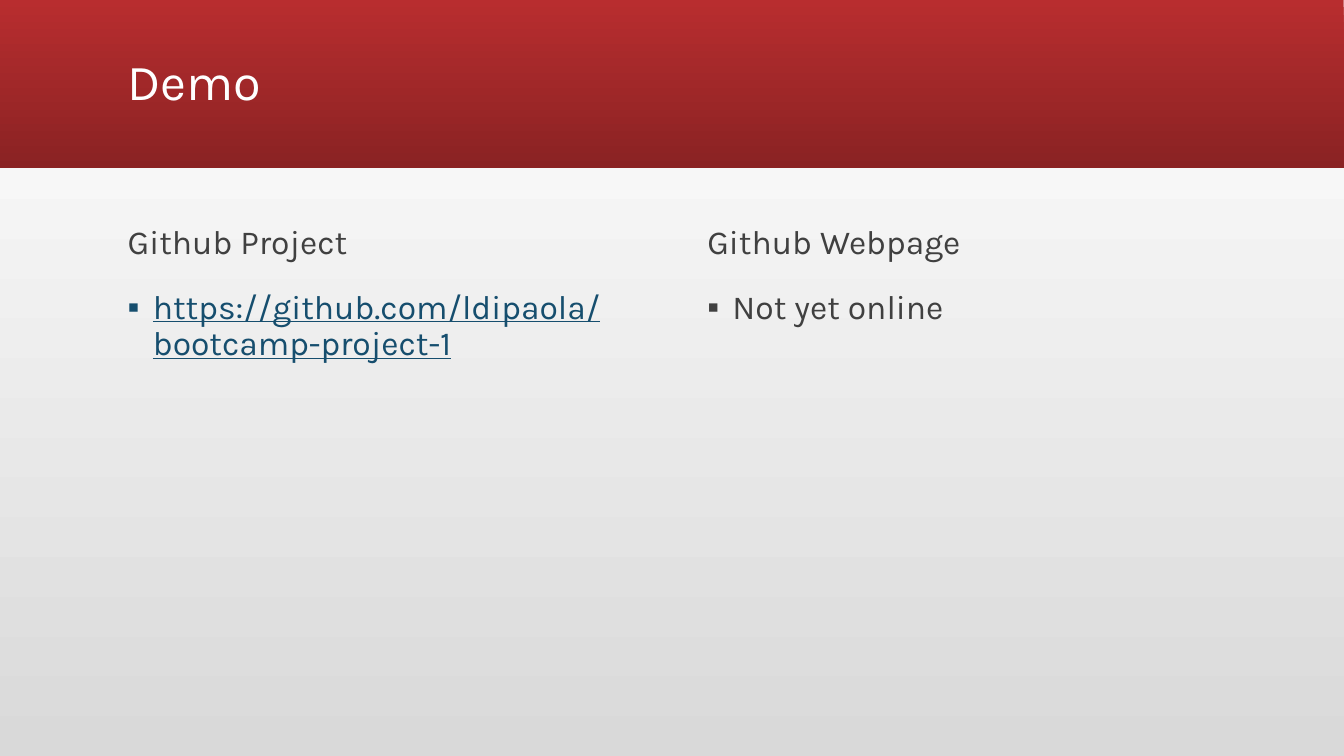
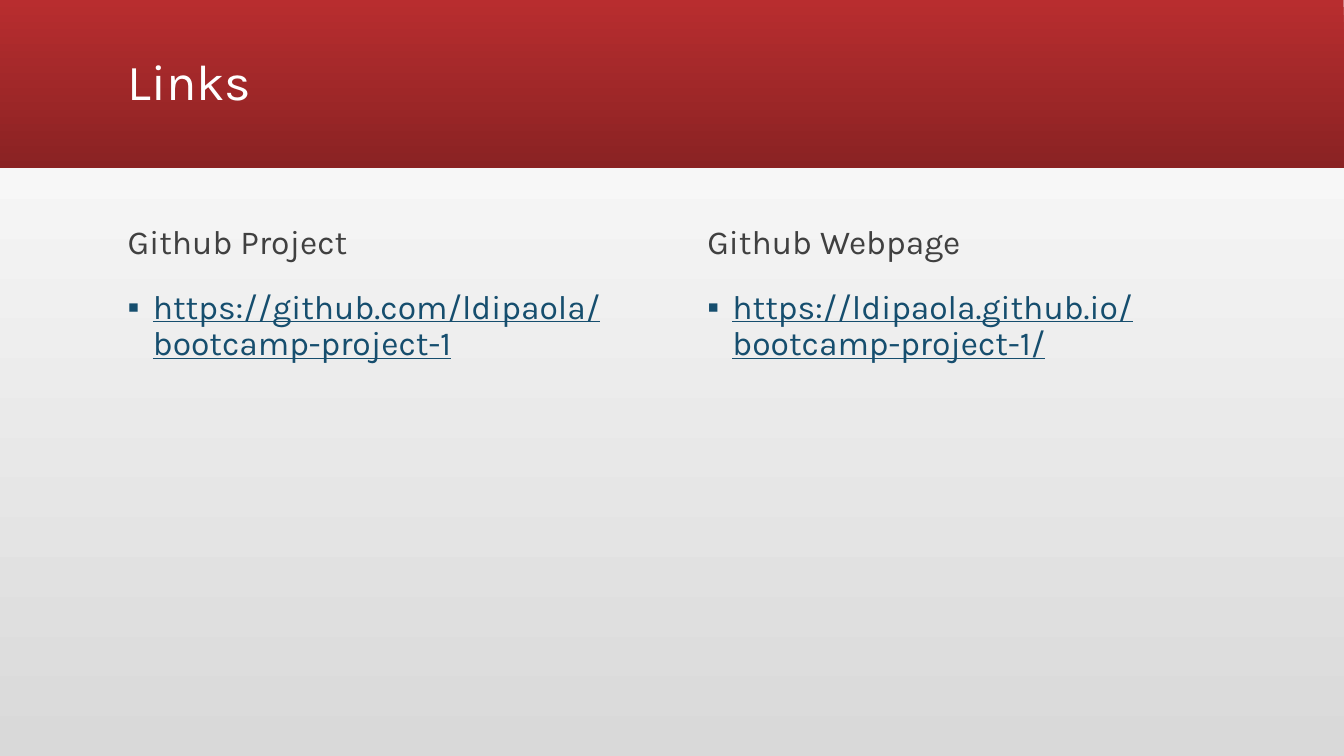
Before and after one commit to ldipaola/covid-dashboard, a slide deck: slide 6 of Coronavirus COVID-19 Presentation.pptx. Drawn at 1344x756 pixels with LibreOffice and Linux fonts; fonts in the diff are those of the drawing. Boxes give left, top, right and bottom in pixels: in the first picture for what was removed or moved away, otherwise in the second. Text is boxed around its words. In the diff, an @@ line names an element or a change of style, - is before the commit and + after.

```diff
--- a/Coronavirus COVID-19 Presentation.pptx
+++ b/Coronavirus COVID-19 Presentation.pptx
@@ title at (128, 65, 252, 101): text changed @@
-Demo
+Links
@@ text at (732, 294, 1132, 364): text changed; text colour #404040 to #164E6E @@
-▪ Not yet online
+▪ https://ldipaola.github.io/bootcamp-project-1/
```
Also in this commit, not shown: 3 other slides changed, 1 slide added, 2 slides removed.
